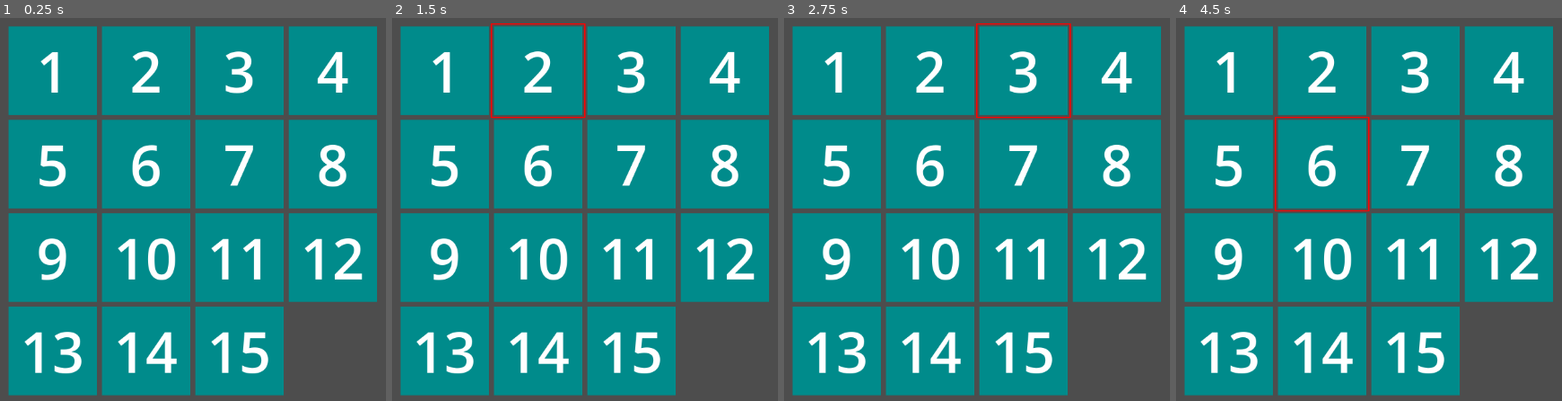
Above: before the commit, frames 1-4 (left to right).
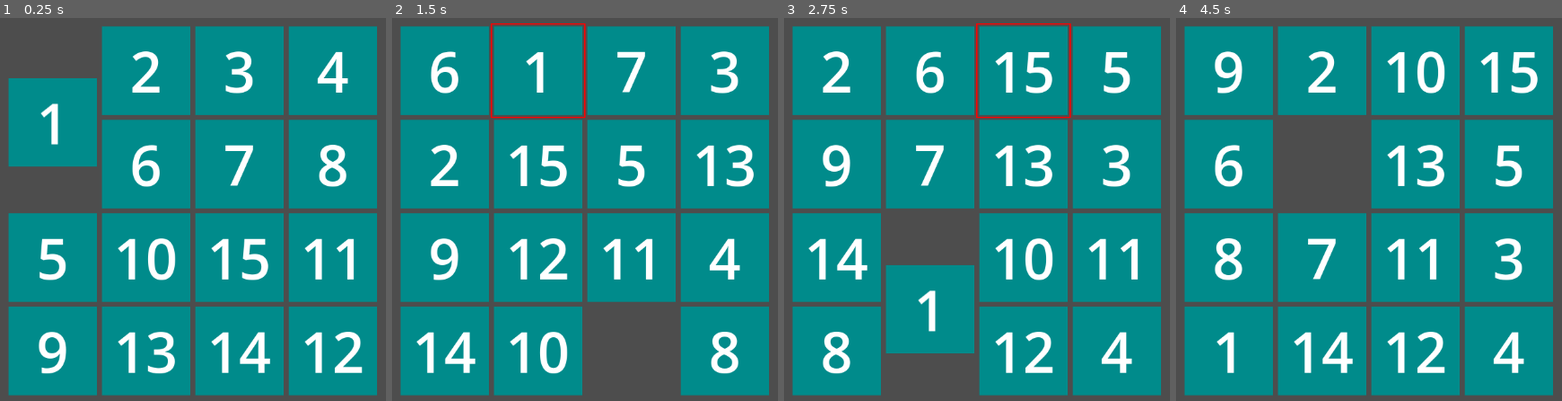
Above: after the commit, the same moments.

Repository: dzejkobi/puzzle-slider
Game: Godot game, scene res://game/game.tscn
Two runs of this game, one before a commit and one after it. Both use one fixed random seed, a clock stepped at 60 frames per second and the inputs below.
Inputs (mouse positions are in pixels of both pictures, inside the frame that each line leads up to):
- Up to frame 1 (0.25 s): no input
- Up to frame 2 (1.5 s): move the mouse to (446, 71) at 0.52 s; click (446, 71) at 0.6 s; move the mouse to (538, 71) at 1.27 s; click (538, 71) at 1.35 s
- Up to frame 3 (2.75 s): move the mouse to (1023, 71) at 2.02 s; click (1023, 71) at 2.1 s
- Up to frame 4 (4.5 s): move the mouse to (1507, 71) at 2.77 s; click (1507, 71) at 2.85 s; move the mouse to (1230, 163) at 3.52 s; click (1230, 163) at 3.6 s; tap Enter at 4.25 s; move the mouse to (1322, 163) at 4.27 s; click (1322, 163) at 4.35 s

The runs differ from the first frame. In frame 1, 15% of the frame differs, in the area x 2-98%, y 2-99%; in frame 2, 17%; in frame 3, 19%, in the area x 6-98%, y 8-99%; in frame 4, 18%.

Commit message:
Level randomization

Diff:
--- a/src/autoloads/event_bus.gd
+++ b/src/autoloads/event_bus.gd
@@ -2,3 +2,5 @@
 
 
 signal tile_clicked(tile: Tile)
+signal tile_move_start(tile: Tile)
+signal tile_move_stop(tile: Tile)
--- a/src/board/board.gd
+++ b/src/board/board.gd
@@ -2,10 +2,13 @@
 
 @export var tile_amount: Vector2i = Vector2i(4, 4)
 @export var game_mode: Consts.GameMode = Consts.GameMode.SWAP_VOID
+@export var swap_time: float = 0.1
 
 @onready var coll_shape: CollisionShape2D = $Area/CollShape
 
 var tile_scene = preload('res://tile/tile.tscn')
+var move_in_progress: bool = false
+var void_tile: Tile
 
 
 func get_tiles() -> Array[Tile]:
@@ -49,18 +52,47 @@
 					game_mode == Consts.GameMode.SWAP_VOID
 				)
 			})
+			if tile.is_void:
+				void_tile = tile
 			ordinal += 1
 
 
+func shuffle_tiles(n_swaps: int, swap_time: float) -> void:
+	var neighbours: Array[Tile]
+	var tile_to_swap: Tile
+	var last_tile: Tile
+	for i: int in range(n_swaps):
+		neighbours = void_tile.get_neighbours()
+		if last_tile:
+			# do not reverse the last swap
+			neighbours.remove_at(neighbours.find(last_tile))
+		tile_to_swap = neighbours[randi_range(0, len(neighbours) - 1)]
+		void_tile.swap_position_with_tile(tile_to_swap, swap_time)
+		last_tile = tile_to_swap
+		await EventBus.tile_move_stop
+
+
 func _on_tile_clicked(tile: Tile) -> void:
-	var void_tile: Tile = tile.get_void_neighbour()
-	if void_tile:
-		tile.swap_position_with_tile(void_tile)
+	if not move_in_progress:
+		var void_tile: Tile = tile.get_void_neighbour()
+		if void_tile:
+			tile.swap_position_with_tile(void_tile, swap_time)
+
+
+func _on_tile_move_start(tile: Tile) -> void:
+	move_in_progress = true
+
+
+func _on_tile_move_stop(tile: Tile) -> void:
+	move_in_progress = false
 
 
 func setup() -> void:
 	set_tiles()
 	EventBus.tile_clicked.connect(_on_tile_clicked)
+	EventBus.tile_move_start.connect(_on_tile_move_start)
+	EventBus.tile_move_stop.connect(_on_tile_move_stop)
+	self.call_deferred("shuffle_tiles", 100, 0.03)
 
 
 func _ready() -> void:
--- a/src/tile/tile.gd
+++ b/src/tile/tile.gd
@@ -18,6 +18,7 @@
 @export var size: Vector2i = Vector2i(60, 60)
 @export var padding: int = 4
 @export var is_void: bool = false
+
 
 var is_hovered: bool = false:
 	get:
@@ -77,21 +78,42 @@
 		bg_rect.visible = false
 
 
-func get_void_neighbour() -> Tile:
-	for ray: RayCast2D in neighbour_rays:
-		if ray.is_colliding():
-			var neighbour = ray.get_collider()
-			if neighbour:
-				var parent = neighbour.get_parent()
-				if parent is Tile and parent.is_void:
-					return parent
+func get_neighbour(ray: RayCast2D) -> Tile:
+	if ray.is_colliding():
+		var neighbour = ray.get_collider()
+		if neighbour:
+			var parent = neighbour.get_parent()
+			if parent is Tile:
+				return parent
 	return null
 
 
-func swap_position_with_tile(tile: Tile) -> void:
-	var pos = self.position
-	self.position = tile.position
-	tile.position = pos
+func get_neighbours(exclude_void: bool = true) -> Array[Tile]:
+	var neighbours: Array[Tile] = []
+	var neighbour: Tile
+	for ray: RayCast2D in neighbour_rays:
+		neighbour = get_neighbour(ray)
+		if neighbour and not (exclude_void and neighbour.is_void):
+			neighbours.append(neighbour)
+	return neighbours
+
+
+func get_void_neighbour() -> Tile:
+	var neighbour: Tile
+	for ray: RayCast2D in neighbour_rays:
+		neighbour = get_neighbour(ray)
+		if neighbour and neighbour.is_void:
+			return neighbour
+	return null
+
+
+func swap_position_with_tile(tile: Tile, time: float) -> void:
+	EventBus.tile_move_start.emit(self)
+	var move_tween_1 = get_tree().create_tween()
+	move_tween_1.tween_property(self, "position", tile.position, time)
+	move_tween_1.tween_callback(EventBus.tile_move_stop.emit.bind(self))
+	var move_tween_2 = get_tree().create_tween()
+	move_tween_2.tween_property(tile, "position", self.position, time)
 
 
 func _process(delta: float) -> void:
